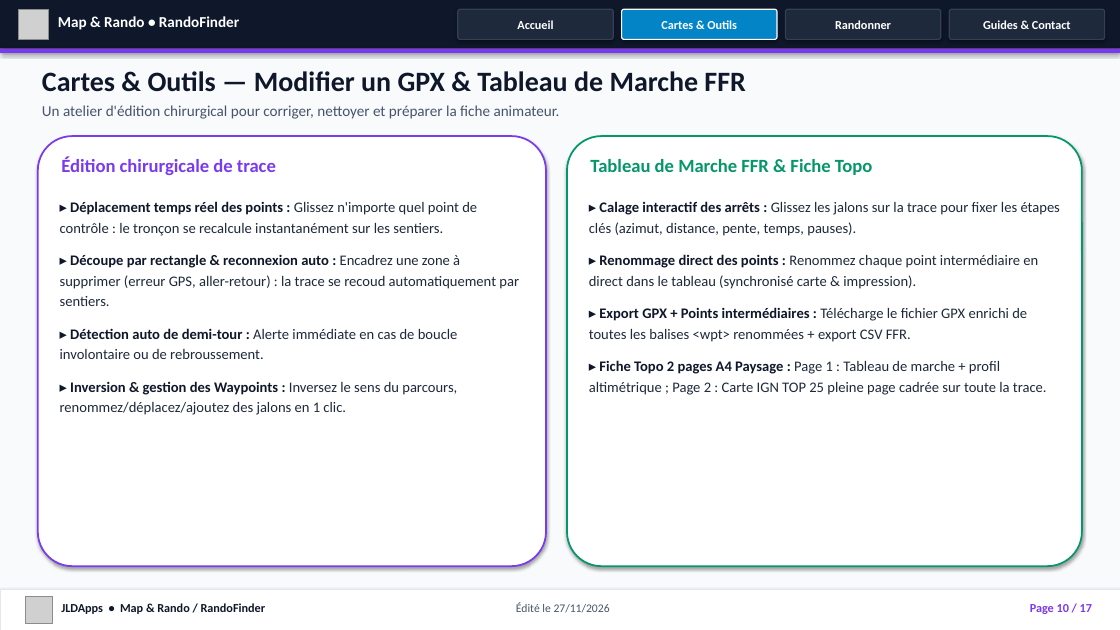
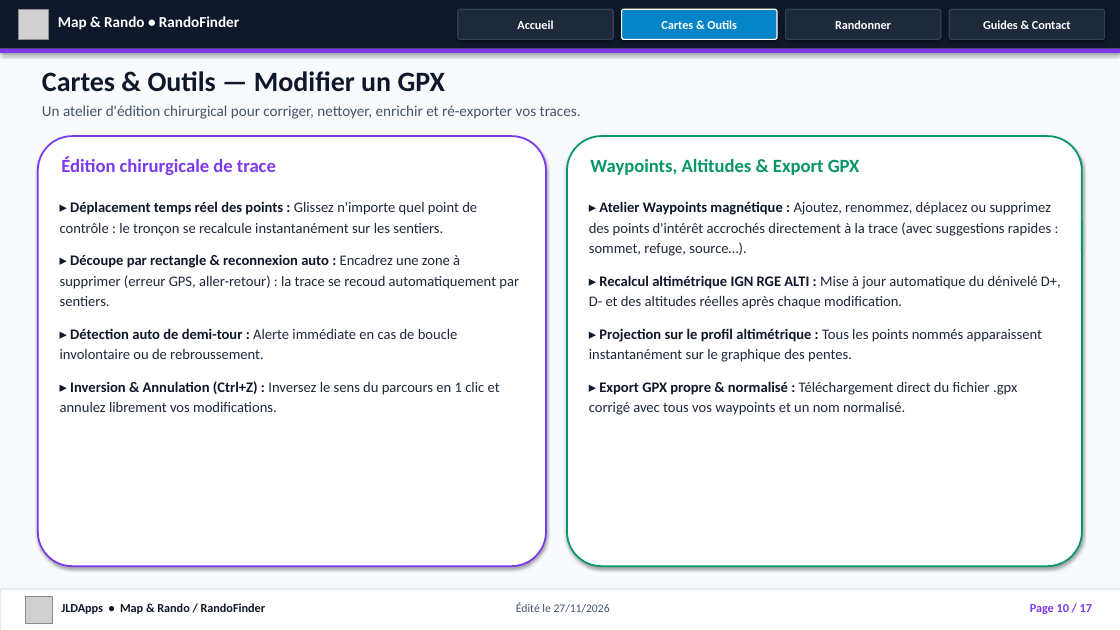
Before and after one commit to jusitafu/RandoFinder, a slide deck: slide 10 of docs/Presentation_RandoFinder_JLDApps.pptx. Drawn at 1120x630 pixels with LibreOffice and Linux fonts; fonts in the diff are those of the drawing; grey boxes stand for pictures. Boxes give left, top, right and bottom in pixels: in the first picture for what was removed or moved away, otherwise in the second. Text is boxed around its words. In the diff, an @@ line names an element or a change of style, - is before the commit and + after.

Commit message:
v243: Suppression de toute mention du tableau de marche dans Presentation_RandoFinder_JLDApps.pptx

```diff
--- a/docs/Presentation_RandoFinder_JLDApps.pptx
+++ b/docs/Presentation_RandoFinder_JLDApps.pptx
@@ text at (42,71,446,92): text changed @@
-Cartes & Outils — Modifier un GPX & Tableau de Marche FFR
+Cartes & Outils — Modifier un GPX
@@ text at (42,105,581,119): text changed @@
-Un atelier d'édition chirurgical pour corriger, nettoyer et préparer la fiche animateur.
+Un atelier d'édition chirurgical pour corriger, nettoyer, enrichir et ré-exporter vos traces.
@@ text at (590,159,860,175): text changed @@
-Tableau de Marche FFR & Fiche Topo
+Waypoints, Altitudes & Export GPX
@@ text at (589,201,1061,415): text changed @@
-▸ Calage interactif des arrêts : Glissez les jalons sur la trace pour fixer les étapes clés (azimut, distance, pente, temps, pauses).
-▸ Renommage direct des points : Renommez chaque point intermédiaire en direct dans le tableau (synchronisé carte & impression).
-▸ Export GPX + Points intermédiaires : Télécharge le fichier GPX enrichi de toutes les balises <wpt> renommées + export CSV FFR.
-▸ Fiche Topo 2 pages A4 Paysage : Page 1 : Tableau de marche + profil altimétrique ; Page 2 : Carte IGN TOP 25 pleine page cadrée sur toute la trace.
+▸ Atelier Waypoints magnétique : Ajoutez, renommez, déplacez ou supprimez des points d'intérêt accrochés directement à la trace (avec suggestions rapides : sommet, refuge, source…).
+▸ Recalcul altimétrique IGN RGE ALTI : Mise à jour automatique du dénivelé D+, D- et des altitudes réelles après chaque modification.
+▸ Projection sur le profil altimétrique : Tous les points nommés apparaissent instantanément sur le graphique des pentes.
+▸ Export GPX propre & normalisé : Téléchargement direct du fichier .gpx corrigé avec tous vos waypoints et un nom normalisé.
@@ text at (60,381,500,412): text changed @@
-▸ Inversion & gestion des Waypoints : Inversez le sens du parcours, renommez/déplacez/ajoutez des jalons en 1 clic.
+▸ Inversion & Annulation (Ctrl+Z) : Inversez le sens du parcours en 1 clic et annulez librement vos modifications.
```
Also in this commit, not shown: 2 other slides changed, 2 other files.
